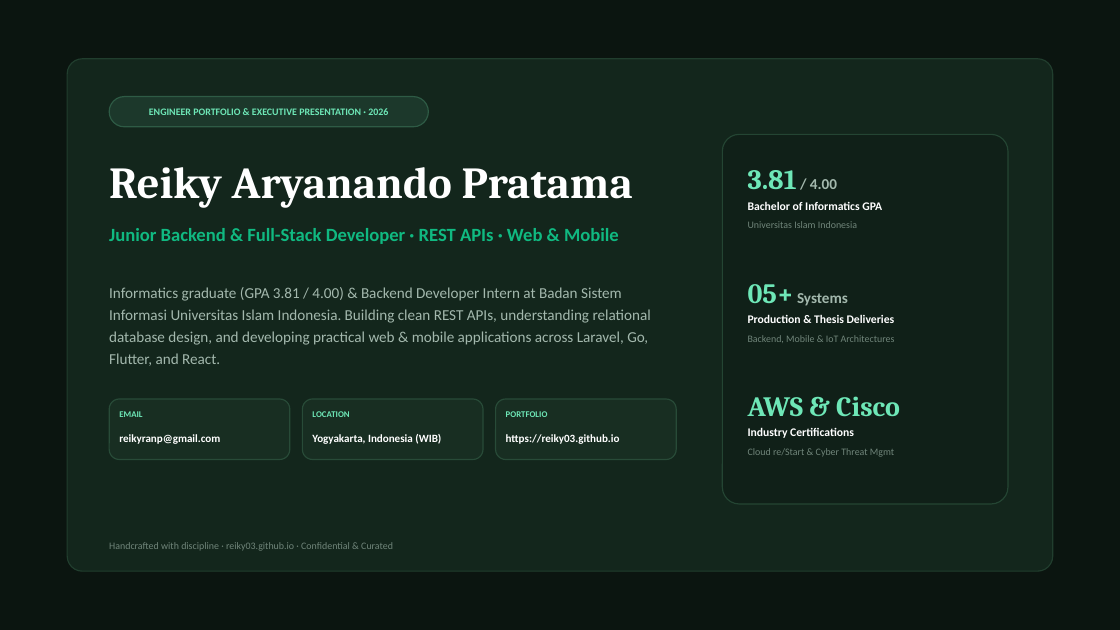
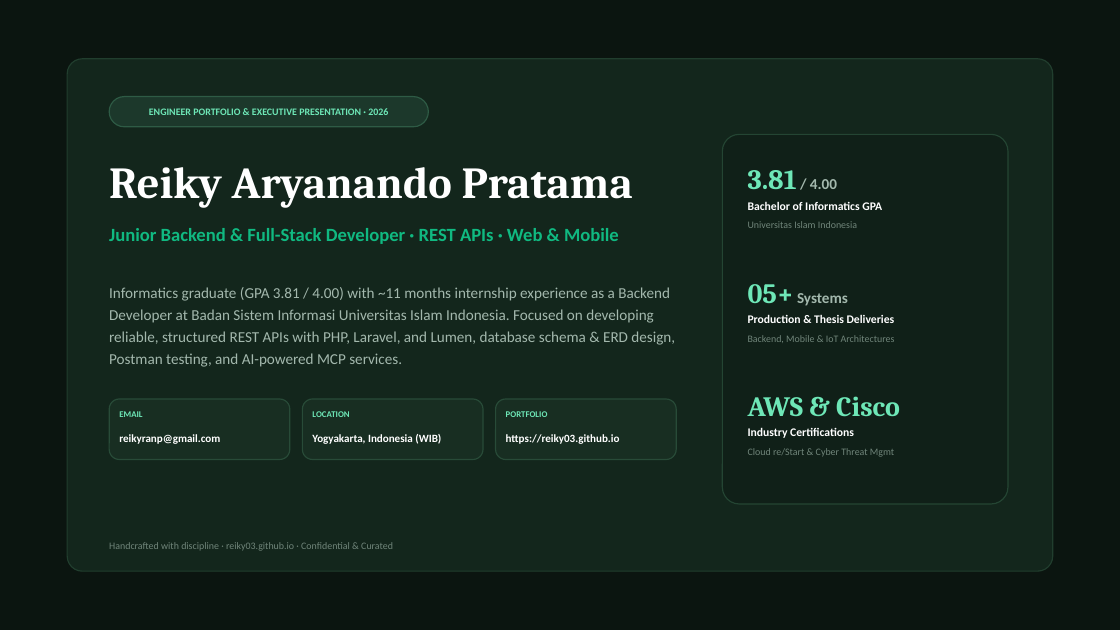
Before and after one commit to reiky03/portfolio, a slide deck: slide 1 of public/reiky-portfolio-presentation.pptx. Drawn at 1120x630 pixels with LibreOffice and Linux fonts; fonts in the diff are those of the drawing. Boxes give left, top, right and bottom in pixels: in the first picture for what was removed or moved away, otherwise in the second. Text is boxed around its words. In the diff, an @@ line names an element or a change of style, - is before the commit and + after.

Commit message:
feat(profile): integrate authentic 11-month internship experience and engineering focus

```diff
--- a/public/reiky-portfolio-presentation.pptx
+++ b/public/reiky-portfolio-presentation.pptx
@@ text at (109,287,675,367): text changed @@
-Informatics graduate (GPA 3.81 / 4.00) & Backend Developer Intern at Badan Sistem Informasi Universitas Islam Indonesia. Building clean REST APIs, understanding relational database design, and developing practical web & mobile applications across Laravel, Go, Flutter, and React.
+Informatics graduate (GPA 3.81 / 4.00) with ~11 months internship experience as a Backend Developer at Badan Sistem Informasi Universitas Islam Indonesia. Focused on developing reliable, structured REST APIs with PHP, Laravel, and Lumen, database schema & ERD design, Postman testing, and AI-powered MCP services.
```
Also in this commit, not shown: 3 other slides changed, 3 other files.
